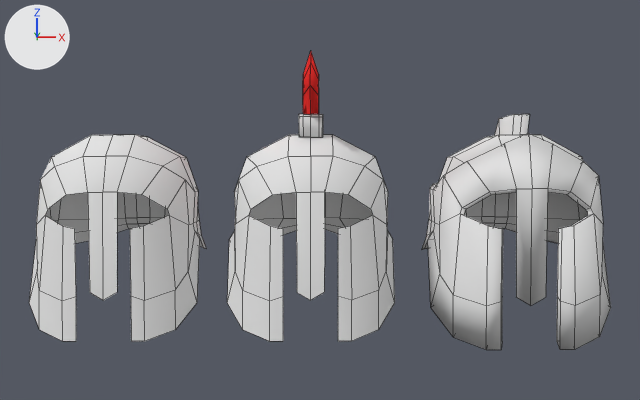
What one commit did to the Blender file PlaceHolder/Assets/Models/Helmet.blend.
Both versions are drawn from a 50 mm camera at (0.013, -1.183, 0.11) aimed at (0.015, 0.035, 0.068). The axes (+X, +Y, +Z) are drawn at upper left. The lights are the same throughout. Mesh edges are drawn as thin lines.

In view in the first picture: 'HelmetBase', 'HelmetClassic', 'HelmetSparta'.
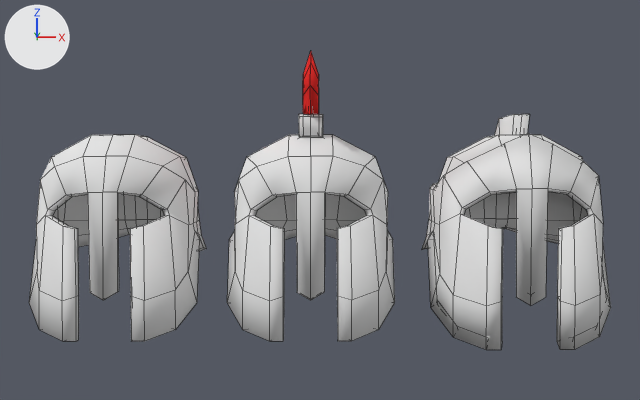
Pixel boxes (x1, y1, x2, y2) of what changed, in the pictures (640 x 400 px):
part 1 of me_cube_001, added: after (433, 192, 594, 339)
part 2 of me_cube_002, added: after (45, 192, 206, 341)
part 3 of me_cube, added: after (249, 105, 372, 340)

Diff of the bpy script that builds the scene:
```diff
--- a/PlaceHolder/Assets/Models/Helmet.blend.py
+++ b/PlaceHolder/Assets/Models/Helmet.blend.py
@@ me_cube_001 @@
 # used by ob_helmetsparta; location = (0.272, 0.0, 0.0)
-me_cube_001.from_pydata(...)  # 170 vertices, 152 faces; spans x -0.115..0.115, y -0.109..0.134, z -0.11..0.18
+me_cube_001.from_pydata(...)  # 340 vertices, 340 faces; spans x -0.115..0.115, y -0.109..0.134, z -0.11..0.18
+# me_cube_001 part 1
+# 170 vertices are added at x -0.109..0.109, y -0.108..0.124, z -0.101..0.176
+# 188 new faces join them
 me_cube_001.materials.append(mat_material)
@@ me_cube_002 @@
 # used by ob_helmetbase; location = (-0.25, 0.0, 0.0)
-me_cube_002.from_pydata(...)  # 100 vertices, 82 faces; spans x -0.107..0.108, y -0.103..0.124, z -0.1..0.155
+me_cube_002.from_pydata(...)  # 200 vertices, 200 faces; spans x -0.107..0.108, y -0.103..0.124, z -0.1..0.155
+# me_cube_002 part 2
+# 93 vertices are added at x -0.099..0.099, y -0.093..0.119, z -0.1..0.146
+# 7 new vertices lie (0.0, 0.01, 0.0) away from vertices in x -0.033..0.033, y -0.1, z -0.1..-0.04
+# 118 new faces join them
 me_cube_002.materials.append(mat_material)
@@ me_cube @@
 # used by ob_helmetclassic; location = (0.004, 0.0, 0.0)
-me_cube.from_pydata(...)  # 182 vertices, 164 faces; spans x -0.107..0.108, y -0.11..0.181, z -0.1..0.261
+me_cube.from_pydata(...)  # 364 vertices, 364 faces; spans x -0.107..0.108, y -0.11..0.181, z -0.1..0.261
+# me_cube part 3
+# 163 vertices are added at x -0.099..0.099, y -0.1..0.176, z -0.1..0.251
+# 7 new vertices lie (0.0, 0.01, 0.0) away from vertices in x -0.033..0.033, y -0.1, z -0.1..-0.04
+# 6 new vertices lie (0.01, 0.0, 0.0) away from vertices in x -0.01, y -0.049..0.094, z 0.132..0.173
+# 6 new vertices lie (0.01, 0.0, 0.0) away from vertices in x 0.0, y -0.049..0.094, z 0.132..0.173
+# 162 new faces join them, mat_material (white #e7e7e7)
+# 38 new faces join them, mat_harja (red #e7312e)
 me_cube.materials.append(mat_material)
```
